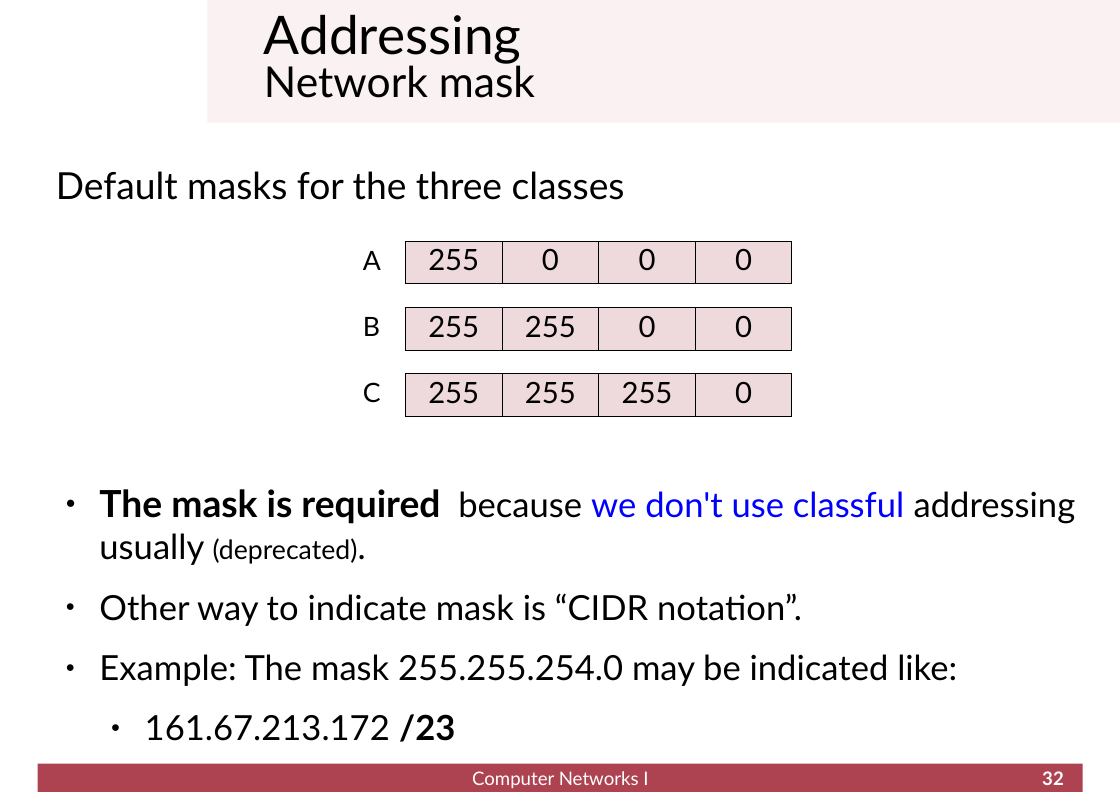
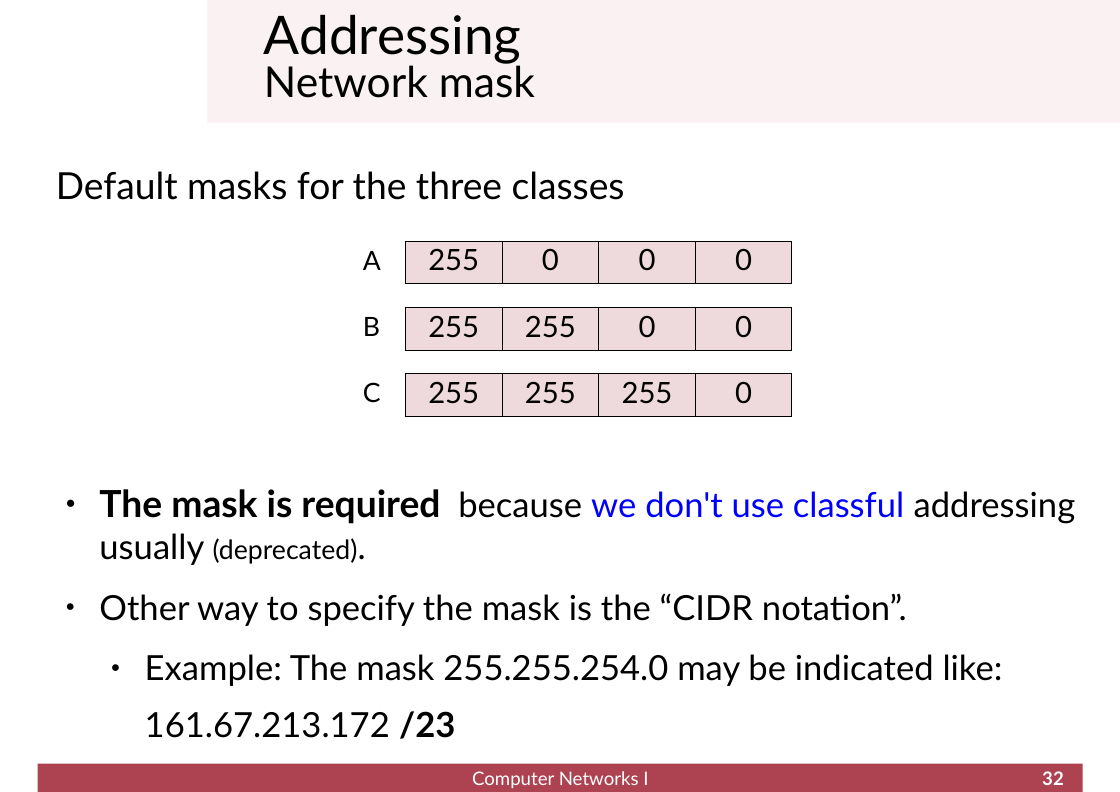
Before and after one commit to cletomartin/redes1, a slide deck: slide 32 of _downloads/21aa61b227b4c0dae4862a599d5031c3/network.odp. Drawn at 1120x792 pixels with LibreOffice and Linux fonts; fonts in the diff are those of the drawing; background and template pictures are left out. Boxes give left, top, right and bottom in pixels: in the first picture for what was removed or moved away, otherwise in the second. Text is boxed around its words. In the diff, an @@ line names an element or a change of style, - is before the commit and + after.

```diff
--- a/_downloads/21aa61b227b4c0dae4862a599d5031c3/network.odp
+++ b/_downloads/21aa61b227b4c0dae4862a599d5031c3/network.odp
@@ text at (99, 593, 907, 626): text changed @@
-● Other way to indicate mask is “CIDR notation”.
+● Other way to specify the mask is the “CIDR notation”.
@@ text at (145, 654, 1003, 739): list level 1 to 2 in "Example: The mask 255.255.254.0 may ..."; bullet ● to none @@
```
Also in this commit, not shown: 7 other slides changed, 2 slides added, 11 other files.
